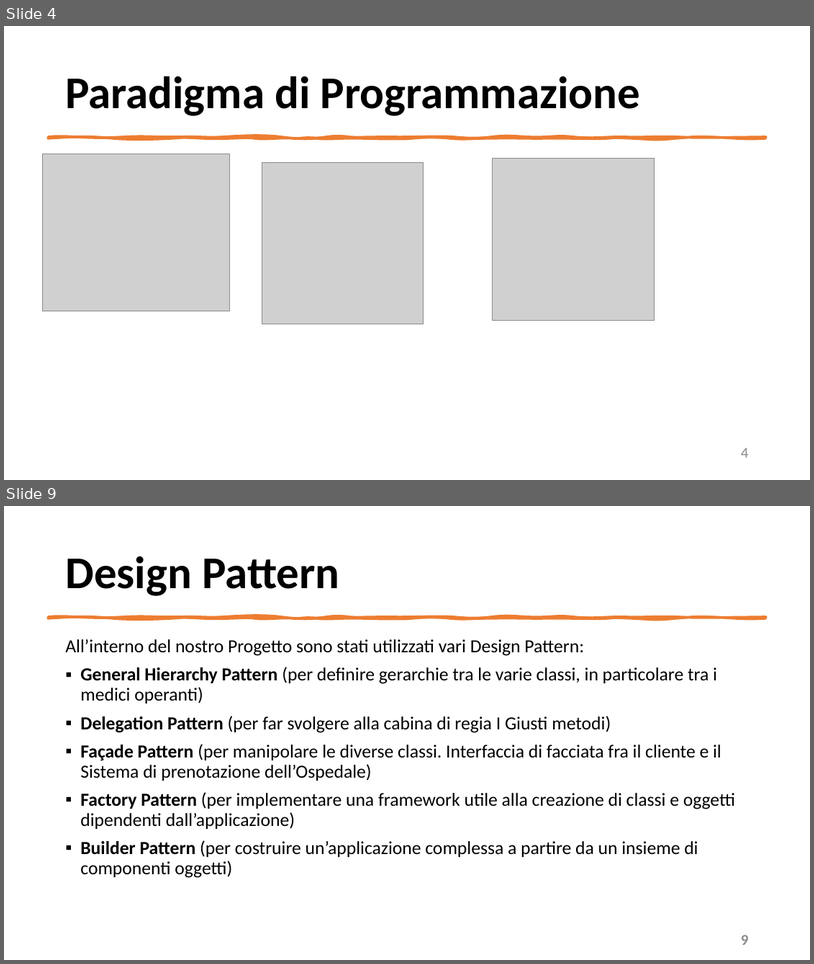
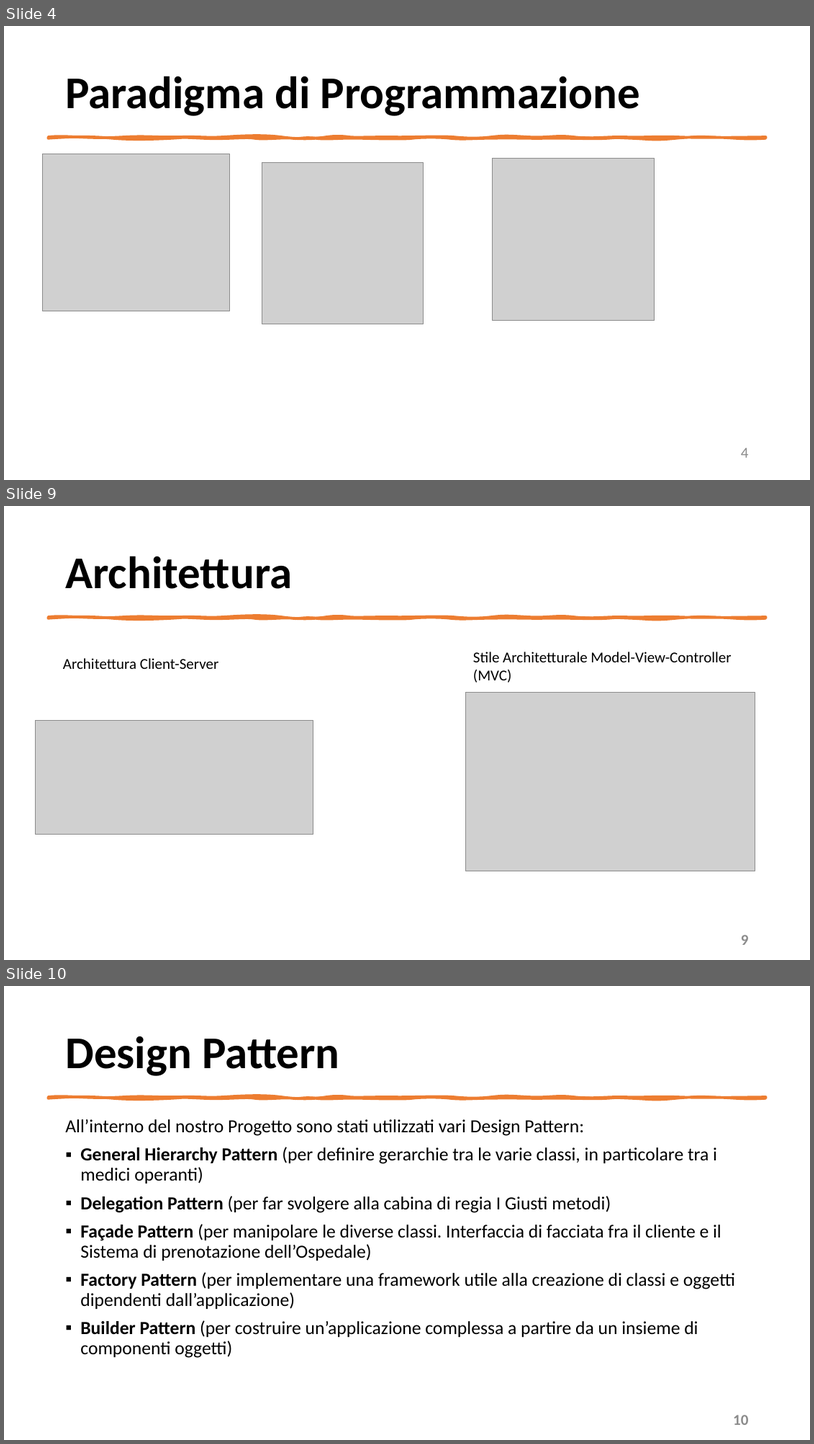
Before and after one commit to mangilimatteo/Progetto_Ingegneria_Software_Cattaneo_Mangili_Saini, a slide deck: Presentazione_Progetto.pptx. Shown one above the other, each under a label of ours: slides 4 and 9 before the commit, slides 4, 9 and 10 after it; the slides between them are not shown. The pictures are 814x964 and 814x1444 pixels, drawn with LibreOffice and Linux fonts; fonts in the diff are those of the drawing; grey boxes stand for pictures. Boxes give left, top, right and bottom in pixels: in the first picture for what was removed or moved away, otherwise in the second. Text is boxed around its words. In the diff, an @@ line names an element or a change of style, - is before the commit and + after.

```diff
--- a/Presentazione_Progetto.pptx
+++ b/Presentazione_Progetto.pptx
@@ slide 9 added at [4, 506, 810, 960], background #FFFFFF @@
@@ title added at [65, 556, 292, 589], 54 pt, text #000000, bold @@
+Architettura
@@ freeform shape added at [48, 617, 766, 618], fill #ED7D31, outline #ED7D31 3.25 pt @@
@@ text added at [473, 651, 731, 682], 18 pt, text #000000 @@
+Stile Architetturale Model-View-Controller (MVC)
@@ text added at [63, 658, 219, 669], 18 pt, text #000000 @@
+Architettura Client-Server
@@ picture added at [466, 692, 756, 870] @@
@@ picture added at [36, 721, 313, 834] @@
@@ page number added at [741, 934, 749, 944], 18 pt, text #8C8C8C, bold @@
+9
@@ what was slide 9 is now slide 10 @@
@@ page number at [733, 1414, 748, 1424]: text changed @@
-9
+10
```
Also in this commit, not shown: 7 slides changed, 1 other slide added, 1 slide removed.
